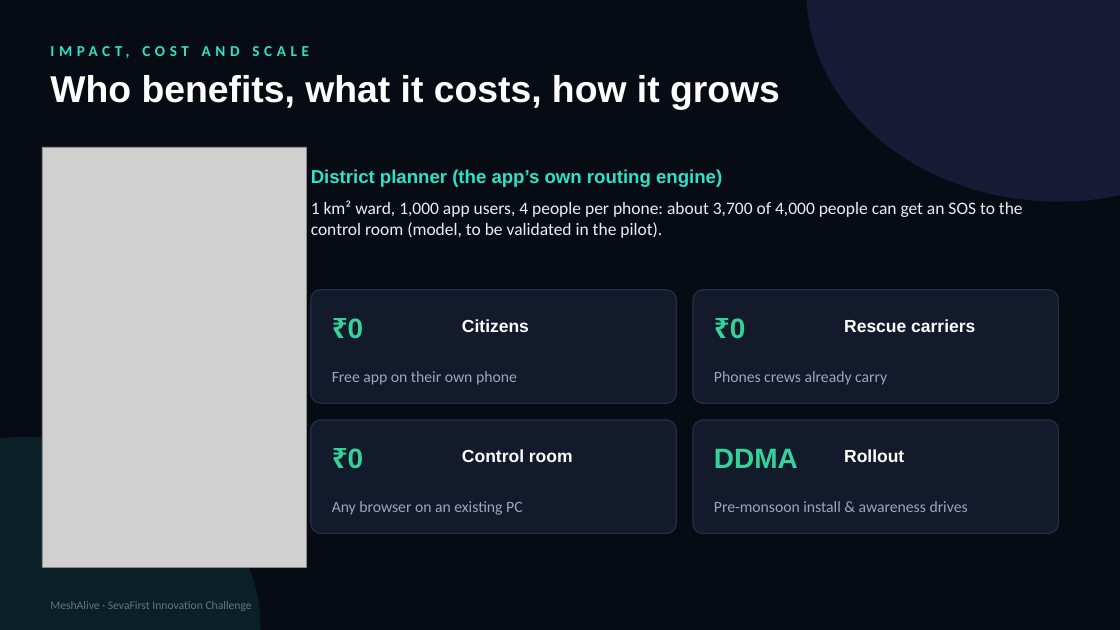
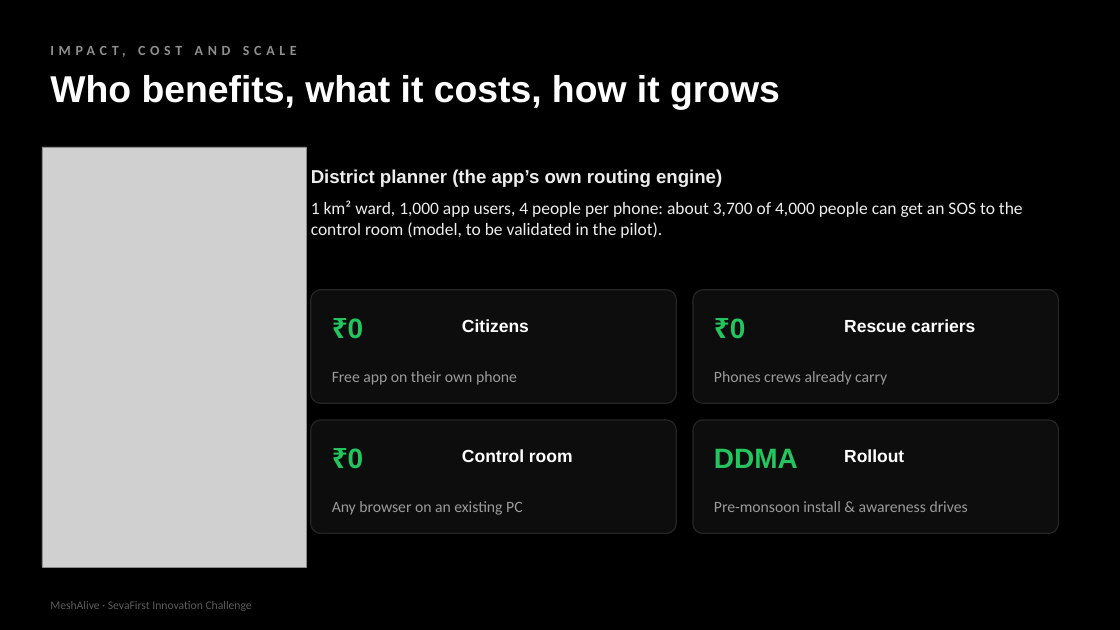
Before and after one commit to yogeshwardev/MESHALIVE-, a slide deck: slide 9 of submission/MeshAlive_Pitch_Deck.pptx. Drawn at 1120x630 pixels with LibreOffice and Linux fonts; fonts in the diff are those of the drawing; grey boxes stand for pictures. Boxes give left, top, right and bottom in pixels: in the first picture for what was removed or moved away, otherwise in the second. Text is boxed around its words. In the diff, an @@ line names an element or a change of style, - is before the commit and + after.

```diff
--- a/submission/MeshAlive_Pitch_Deck.pptx
+++ b/submission/MeshAlive_Pitch_Deck.pptx
@@ background #070B14 to #000000 @@
@@ ellipse removed at (807,0,1120,202) @@
@@ text "IMPACT, COST AND SCALE" at (50,35,807,65): size 13 to 12 pt, text colour #2DE2C8 to #8F8F8F @@
@@ text "District planner (the app’s own ..." at (311,169,722,187): text colour #2DE2C8 to #EDEDED @@
@@ text "1 km² ward, 1,000 app ..." at (311,200,1023,238): text colour #E8EEF7 to #EDEDED @@
@@ ellipse removed at (0,437,260,630) @@
@@ fill #121A2B to #0D0D0D; outline #243049 1 pt to #262626 1 pt in 4 elements at (311,290,676,403), (693,290,1059,403), (311,420,676,534), (693,420,1059,534) @@
@@ text colour #34D399 to #22C55E in 4 elements at (348,318,364,339), (730,318,746,339), (348,448,364,469), (714,448,798,468) @@
@@ text colour #9AA8BC to #9A9A9A in 4 elements at (332,371,517,385), (714,371,887,385), (332,501,522,515), (714,501,968,512) @@
@@ text "MeshAlive · SevaFirst Innovation Challenge" at (50,601,252,611): text colour #64748B to #5C5C5C @@
```
Also in this commit, not shown: 10 other slides changed, 14 other files.
